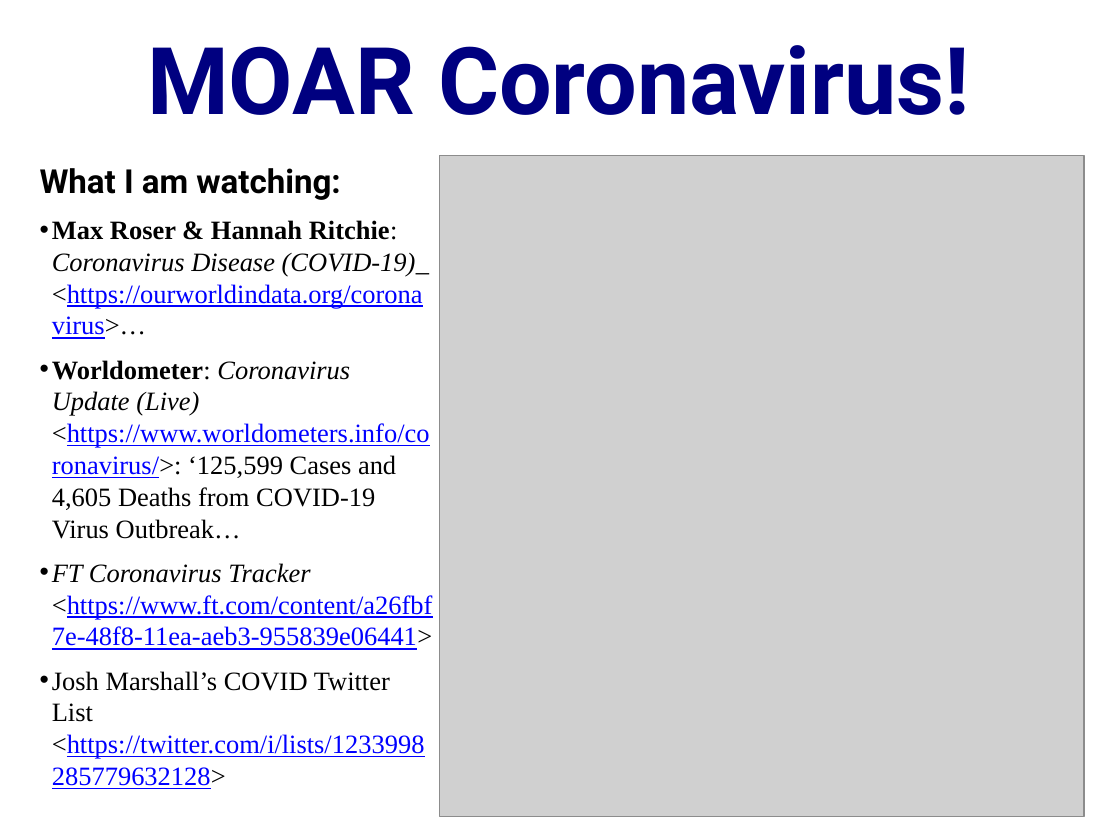
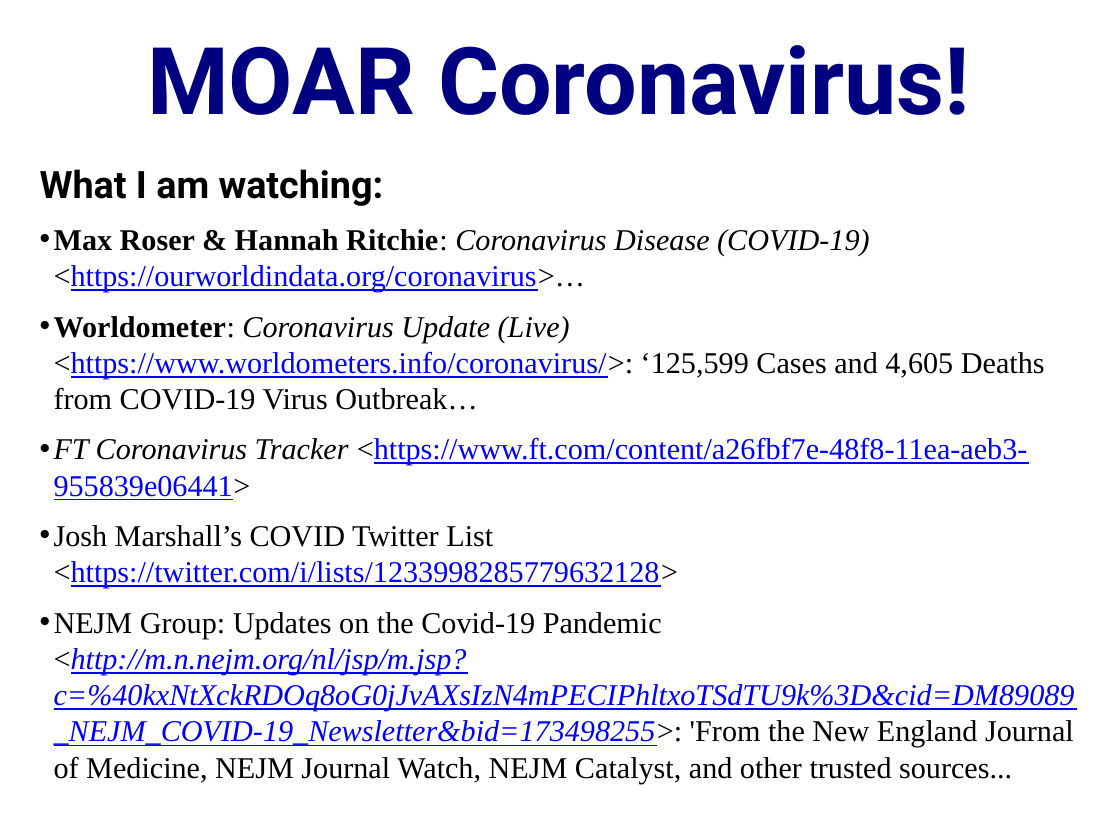
Before and after one commit to DavidLJ/public-files, a slide deck: slide 15 of coronavirus.pptx (slide 2 before the commit). Drawn at 1120x840 pixels with LibreOffice and Linux fonts; fonts in the diff are those of the drawing; grey boxes stand for pictures. Boxes give left, top, right and bottom in pixels: in the first picture for what was removed or moved away, otherwise in the second. Text is boxed around its words. In the diff, an @@ line names an element or a change of style, - is before the commit and + after.

Commit message:
coronavirus update...

```diff
--- a/coronavirus.pptx
+++ b/coronavirus.pptx
@@ text at [40, 169, 1045, 588]: size 21.3 to 24.3 pt in "What I am watching:"; size 17 to 19.4 pt in "Worldometer: Coronavirus Update (Live) <https://www.worldome ...", "FT Coronavirus Tracker <https://www.ft.com/content/a26fbf7e- ...", "Josh Marshall’s COVID Twitter List <https://twitter.com/i/li ..."; more space between paragraphs; indent changed @@
@@ picture removed at [439, 156, 1083, 816] @@
@@ text at [54, 229, 869, 292]: text changed; size 17 to 19.4 pt @@
-• Max Roser & Hannah Ritchie: Coronavirus Disease (COVID-19)_ <https://ourworldindata.org/coronavirus>…
+• Max Roser & Hannah Ritchie: Coronavirus Disease (COVID-19) <https://ourworldindata.org/coronavirus>…
@@ text at [54, 612, 1075, 783]: paragraph added @@
+• NEJM Group: Updates on the Covid-19 Pandemic <http://m.n.nejm.org/nl/jsp/m.jsp?c=%40kxNtXckRDOq8oG0jJvAXsIzN4mPECIPhltxoTSdTU9k%3D&cid=DM89089_NEJM_COVID-19_Newsletter&bid=173498255>: 'From the New England Journal of Medicine, NEJM Journal Watch, NEJM Catalyst, and other trusted sources...
```
Also in this commit, not shown: 4 other slides changed, 13 slides added, 1 slide removed, 1 other file.
